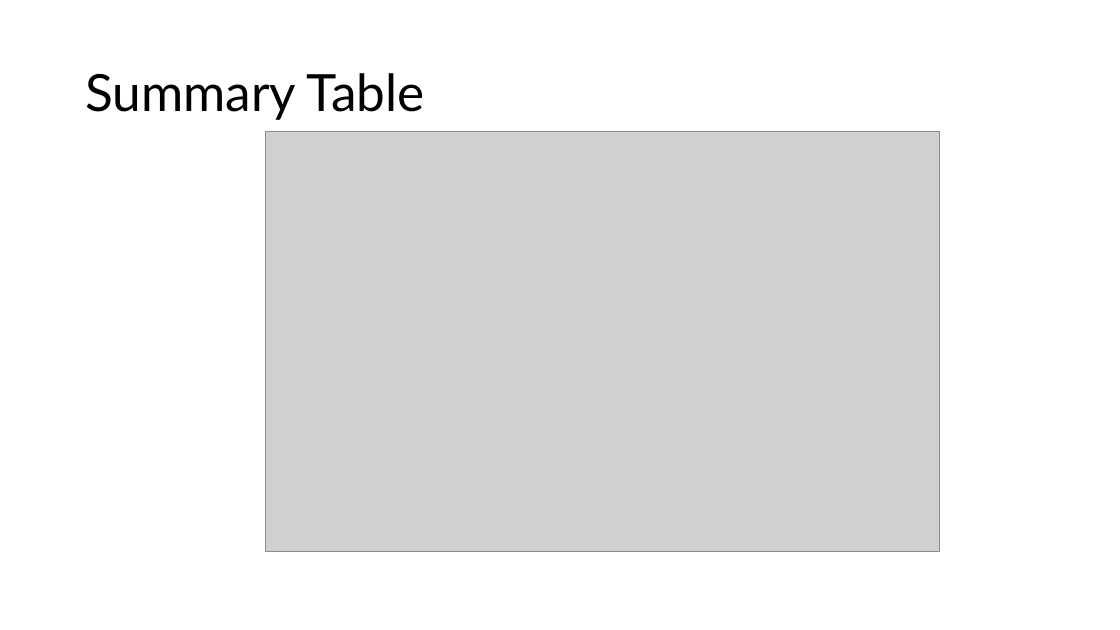
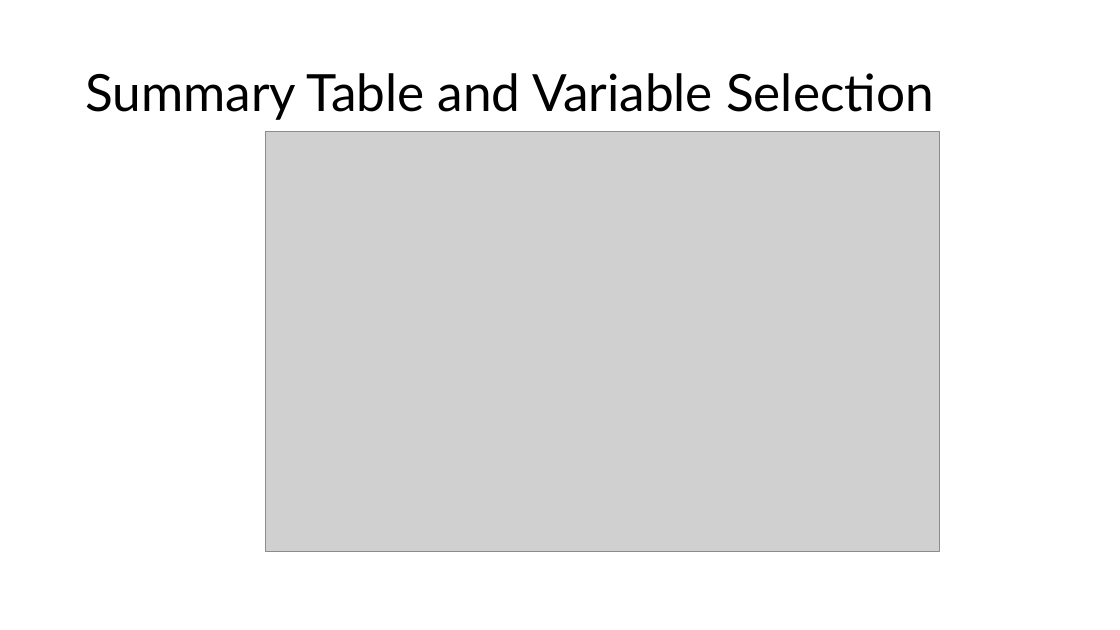
Before and after one commit to AlaaAAlghwiri/DiabetesRiskPredictor, a slide deck: slide 4 of cep_final_presentation.pptx (slide 3 before the commit). Drawn at 1120x630 pixels with LibreOffice and Linux fonts; fonts in the diff are those of the drawing; grey boxes stand for pictures. Boxes give left, top, right and bottom in pixels: in the first picture for what was removed or moved away, otherwise in the second. Text is boxed around its words. In the diff, an @@ line names an element or a change of style, - is before the commit and + after.

```diff
--- a/cep_final_presentation.pptx
+++ b/cep_final_presentation.pptx
@@ title at bbox=[85, 73, 934, 120]: text changed @@
-Summary Table
+Summary Table and Variable Selection
```
Also in this commit, not shown: 1 slide added, 3 other files.
